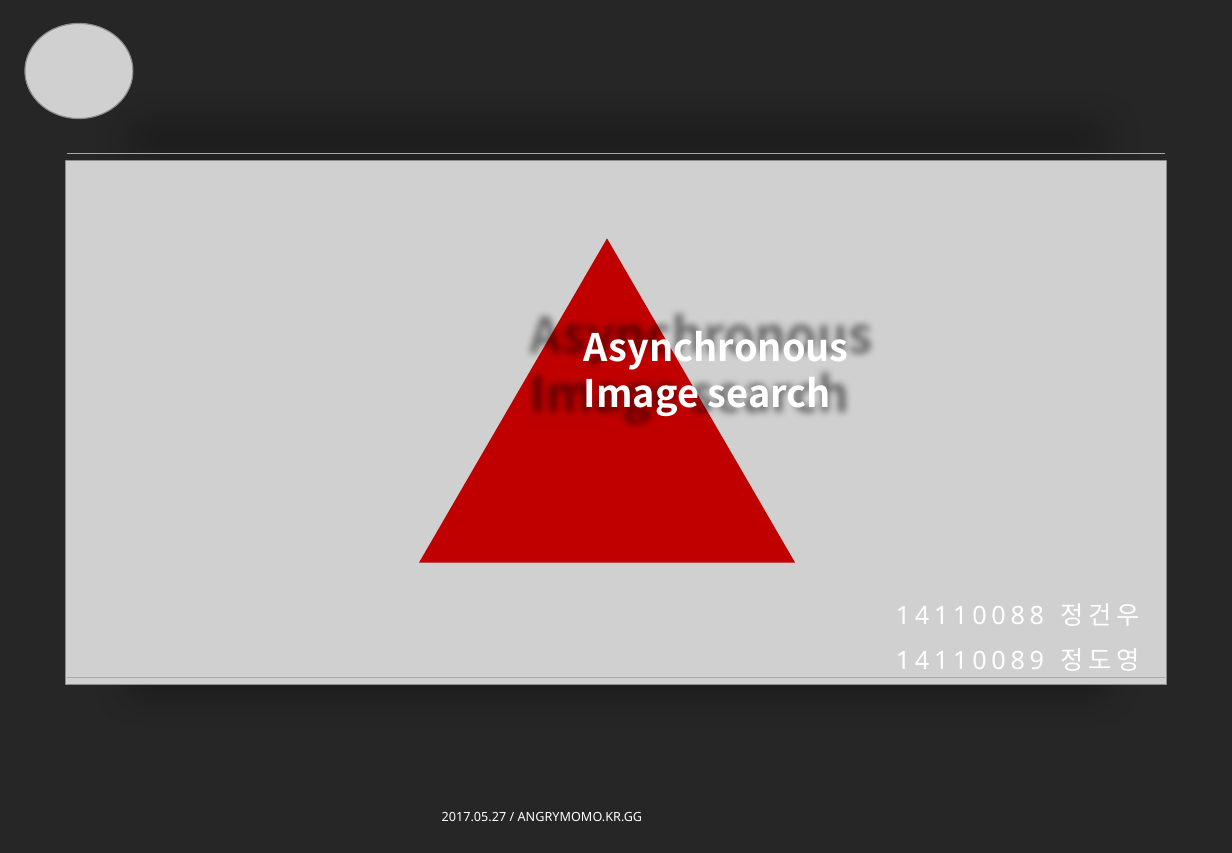
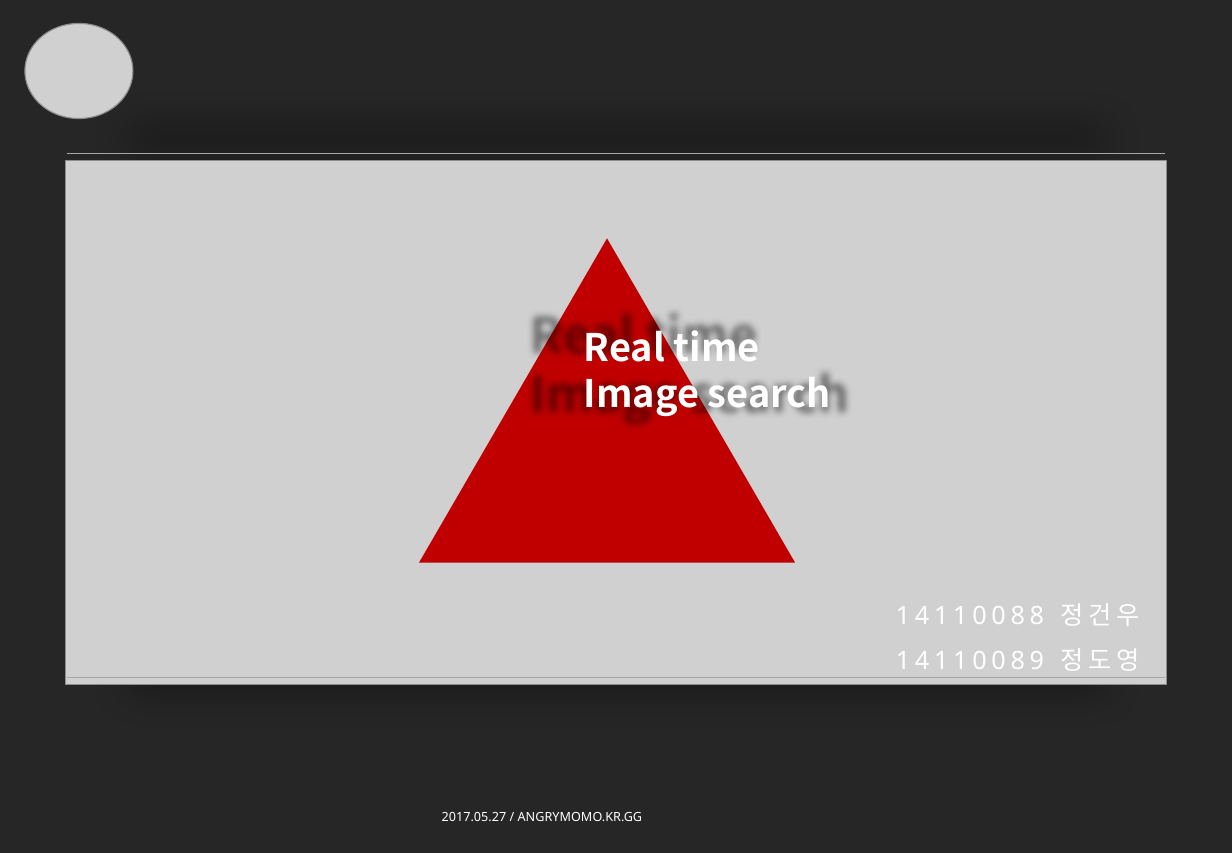
Before and after one commit to devGW/imageSearch, a slide deck: slide 1 of PPT/네트워크프로그래밍경진대회.pptx. Drawn at 1232x853 pixels with LibreOffice and Linux fonts; fonts in the diff are those of the drawing; grey boxes stand for pictures. Boxes give left, top, right and bottom in pixels: in the first picture for what was removed or moved away, otherwise in the second. Text is boxed around its words. In the diff, an @@ line names an element or a change of style, - is before the commit and + after.

```diff
--- a/PPT/네트워크프로그래밍경진대회.pptx
+++ b/PPT/네트워크프로그래밍경진대회.pptx
@@ text at (584,323,760,372): text changed @@
-Asynchronous
+Real time
```
Also in this commit, not shown: 5 other slides changed, 8 slides added, 4 slides removed.
